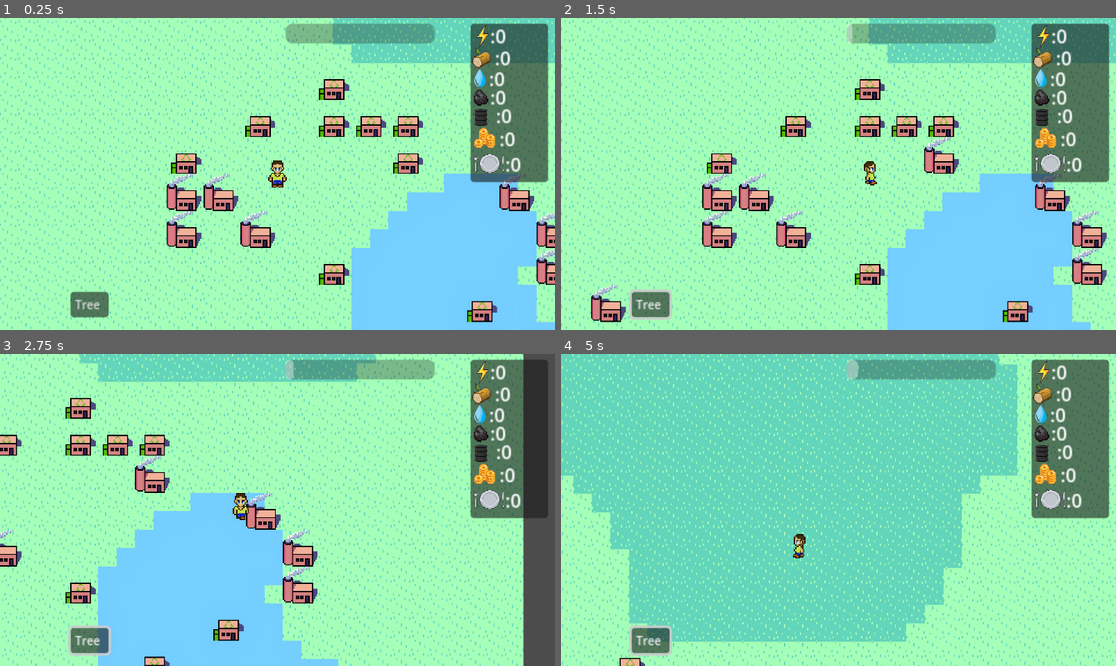
Above: before the commit, frames 1-4 (two rows, left to right).
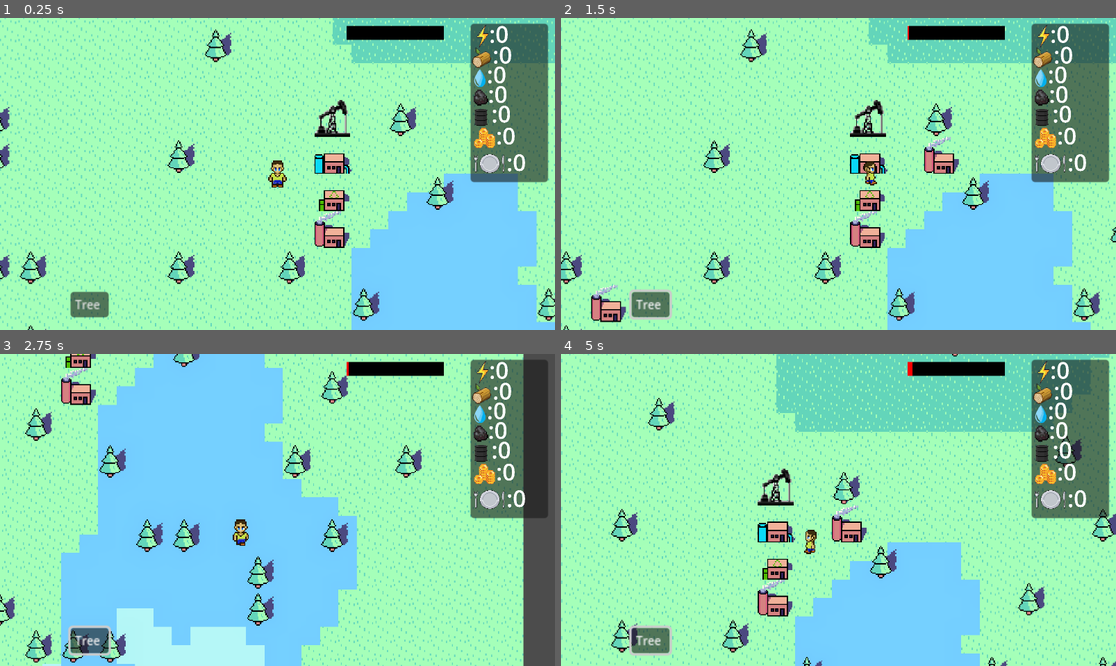
Above: after the commit, the same moments.

Repository: AdrianTheFrog/SMathHacks-Reasource-Conservation-Project
Game: Godot game, scene res://main scene.tscn
Same seed, same stepped clock (60 frames per second), same inputs: the game is played once before the commit and once after it.
Inputs (mouse positions are in pixels of both pictures, inside the frame that each line leads up to):
- Up to frame 1 (0.25 s): no input
- Up to frame 2 (1.5 s): click "Tree" at 0.5 s; tap Enter at 1.25 s; move the mouse to (960, 158) at 1.27 s; hold Right (Right) from 1.28 s (still down); click (960, 158) at 1.42 s
- Up to frame 3 (2.75 s): move the mouse to (166, 525) at 2.02 s; release Right (Right) at 2.03 s; hold Down (Down) from 2.03 s (still down)
- Up to frame 4 (5 s): move the mouse to (894, 441) at 2.77 s; release Down (Down) at 2.78 s; hold Right (Right) 2.78-3.53 s; move the mouse to (810, 572) at 3.52 s; hold Up (Up) 3.53-4.28 s; click (810, 572) at 3.67 s; move the mouse to (1005, 556) at 4.27 s; hold Left (Left) from 4.28 s (still down)

The runs differ from the first frame. In frame 1, 12% of the frame differs, in the area x 0-100%, y 1-100%; in frame 2, 12%; in frame 3, 43%; in frame 4, 63%, in the area x 0-100%, y 0-100%.

Commit message:
fixed ui blurryness

Diff:
--- a/main scene.gd
+++ b/main scene.gd
@@ -22,8 +22,10 @@
 	$Camera2D/oilui.text = ":" + str(oil)
 	$Camera2D/bitsui.text = ":" + str(bits)
 	$Camera2D/foodui.text = ":" + str(food)
+
+
 	pass
 
 
 func _on_timer_timeout():
-	$Camera2D/ProgressBar.value += 1 #put multiplicaton from buildings here
+	$Camera2D/Climatechange.value += 1 #put multiplicaton from buildings here
--- a/main scene.tscn
+++ b/main scene.tscn
@@ -25,6 +25,12 @@
 glow_hdr_threshold = 0.79
 glow_hdr_luminance_cap = 249.14
 
+[sub_resource type="StyleBoxFlat" id="StyleBoxFlat_vh38i"]
+bg_color = Color(0, 0, 0, 1)
+
+[sub_resource type="StyleBoxFlat" id="StyleBoxFlat_lo0op"]
+bg_color = Color(1, 0, 0, 1)
+
 [node name="Node2D" type="Node2D"]
 script = ExtResource("1_xhh2k")
 
@@ -39,7 +45,7 @@
 texture_filter = 3
 tile_set = ExtResource("2_0onu8")
 format = 2
-layer_0/tile_data = PackedInt32Array(131071, 1, 0, 65534, 1, 0, 131069, 1, 0, 65533, 1, 0, 6, 1, 0, 65543, 1, 0, 131079, 1, 0, -65533, 2, 0, -131071, 2, 0, -131070, 2, 0, -196607, 2, 0, -131069, 2, 0, 196613, 2, 0, 262147, 2, 0, 131073, 2, 0, -3, 2, 0, -65537, 2, 0)
+layer_0/tile_data = PackedInt32Array(131072, 0, 0, 196610, 0, 0, 196605, 0, 0, -3, 0, 0, 4, 0, 0, -131069, 0, 0, -196610, 0, 0, -393210, 0, 0, -524285, 0, 0, -393217, 0, 0, -458755, 0, 0, -8, 0, 0, -65544, 0, 0, 196600, 0, 0, 196601, 0, 0, 327673, 0, 0, 327670, 0, 0, 524287, 0, 0, 327683, 0, 0, 327684, 0, 0, 393222, 0, 0, 458758, 0, 0, 524290, 0, 0, 524289, 0, 0, 524288, 0, 0, 589818, 0, 0, 524282, 0, 0, 196615, 0, 0, 327688, 0, 0, 196618, 0, 0, 65544, 0, 0, -65526, 0, 0, -65525, 0, 0, -196599, 0, 0, 65537, 1, 0, 1, 2, 0, -65535, 3, 0, -131071, 4, 0)
 script = ExtResource("3_m5c11")
 
 [node name="WorldEnvironment" type="WorldEnvironment" parent="."]
@@ -108,53 +114,70 @@
 script = ExtResource("13_1gwdv")
 
 [node name="powerui" type="Label" parent="Camera2D"]
-offset_left = 184.0
-offset_top = -131.0
-offset_right = 224.0
-offset_bottom = -108.0
+offset_left = 183.0
+offset_top = -135.0
+offset_right = 943.0
+offset_bottom = 411.0
+scale = Vector2(0.05, 0.05)
+theme_override_font_sizes/font_size = 400
 script = ExtResource("15_pnjia")
 
 [node name="woodui" type="Label" parent="Camera2D"]
-offset_left = 188.0
-offset_top = -112.0
-offset_right = 228.0
-offset_bottom = -89.0
+offset_left = 186.0
+offset_top = -117.0
+offset_right = 296.0
+offset_bottom = 429.0
+scale = Vector2(0.05, 0.05)
+theme_override_font_sizes/font_size = 400
 
 [node name="waterui" type="Label" parent="Camera2D"]
-offset_left = 183.0
-offset_top = -94.0
-offset_right = 223.0
-offset_bottom = -71.0
+offset_left = 181.0
+offset_top = -100.0
+offset_right = 291.0
+offset_bottom = 446.0
+scale = Vector2(0.05, 0.05)
+theme_override_font_sizes/font_size = 400
 
 [node name="coalui" type="Label" parent="Camera2D"]
-offset_left = 184.0
-offset_top = -78.0
-offset_right = 224.0
-offset_bottom = -55.0
+offset_left = 182.0
+offset_top = -83.0
+offset_right = 292.0
+offset_bottom = 463.0
+scale = Vector2(0.05, 0.05)
+theme_override_font_sizes/font_size = 400
 
 [node name="oilui" type="Label" parent="Camera2D"]
-offset_left = 189.0
-offset_top = -62.0
-offset_right = 229.0
-offset_bottom = -39.0
+offset_left = 185.0
+offset_top = -66.0
+offset_right = 295.0
+offset_bottom = 480.0
+scale = Vector2(0.05, 0.05)
+theme_override_font_sizes/font_size = 400
 
 [node name="bitsui" type="Label" parent="Camera2D"]
-offset_left = 192.0
-offset_top = -42.0
-offset_right = 232.0
-offset_bottom = -19.0
+offset_left = 189.0
+offset_top = -47.0
+offset_right = 299.0
+offset_bottom = 499.0
+scale = Vector2(0.05, 0.05)
+theme_override_font_sizes/font_size = 400
 
 [node name="foodui" type="Label" parent="Camera2D"]
-offset_left = 197.0
-offset_top = -20.0
-offset_right = 237.0
-offset_bottom = 3.0
+offset_left = 198.0
+offset_top = -24.0
+offset_right = 308.0
+offset_bottom = 522.0
+scale = Vector2(0.05, 0.05)
+theme_override_font_sizes/font_size = 400
 
-[node name="ProgressBar" type="ProgressBar" parent="Camera2D"]
-offset_left = 7.0
-offset_top = -130.0
-offset_right = 136.0
-offset_bottom = -113.0
+[node name="Climatechange" type="ProgressBar" parent="Camera2D"]
+offset_left = 60.0
+offset_top = -128.0
+offset_right = 1740.0
+offset_bottom = 112.0
+scale = Vector2(0.05, 0.05)
+theme_override_styles/background = SubResource("StyleBoxFlat_vh38i")
+theme_override_styles/fill = SubResource("StyleBoxFlat_lo0op")
 show_percentage = false
 
 [connection signal="timeout" from="Timer" to="." method="_on_timer_timeout"]
Not shown: 1 places in main scene.tscn that only renumber resources
